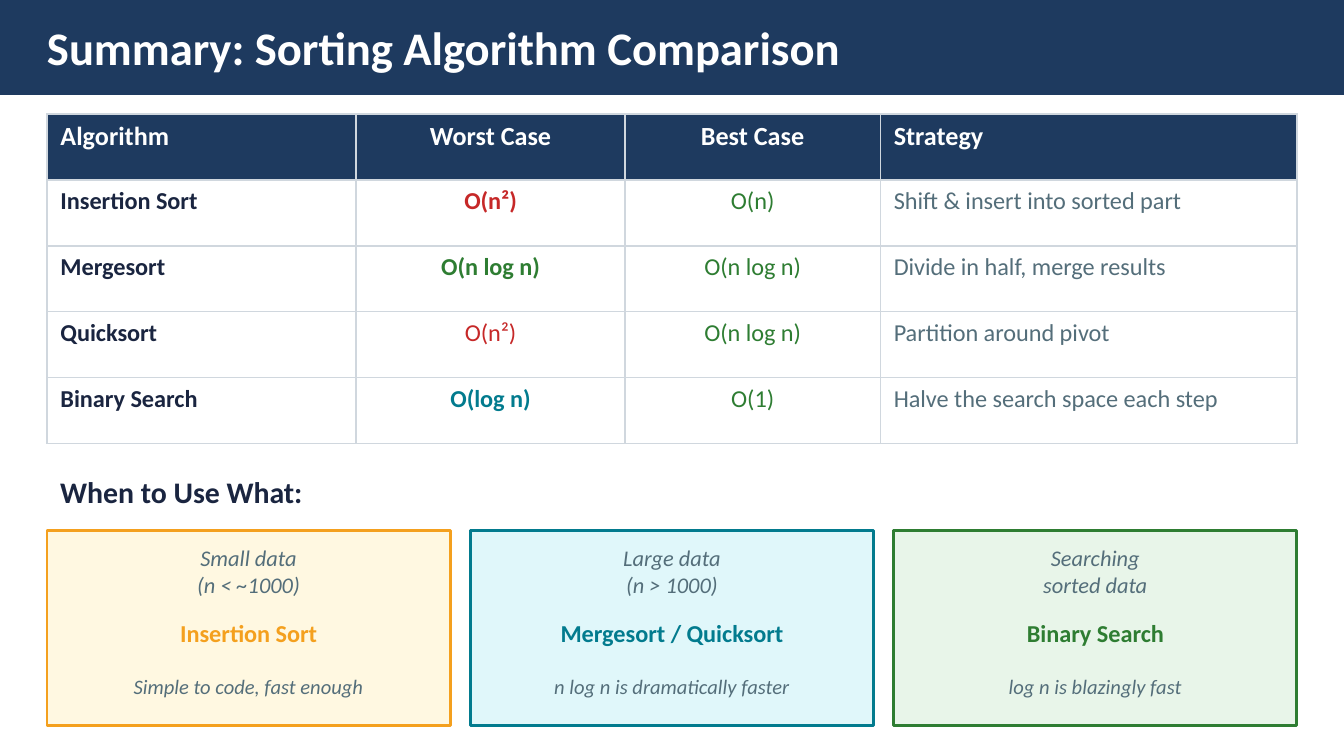
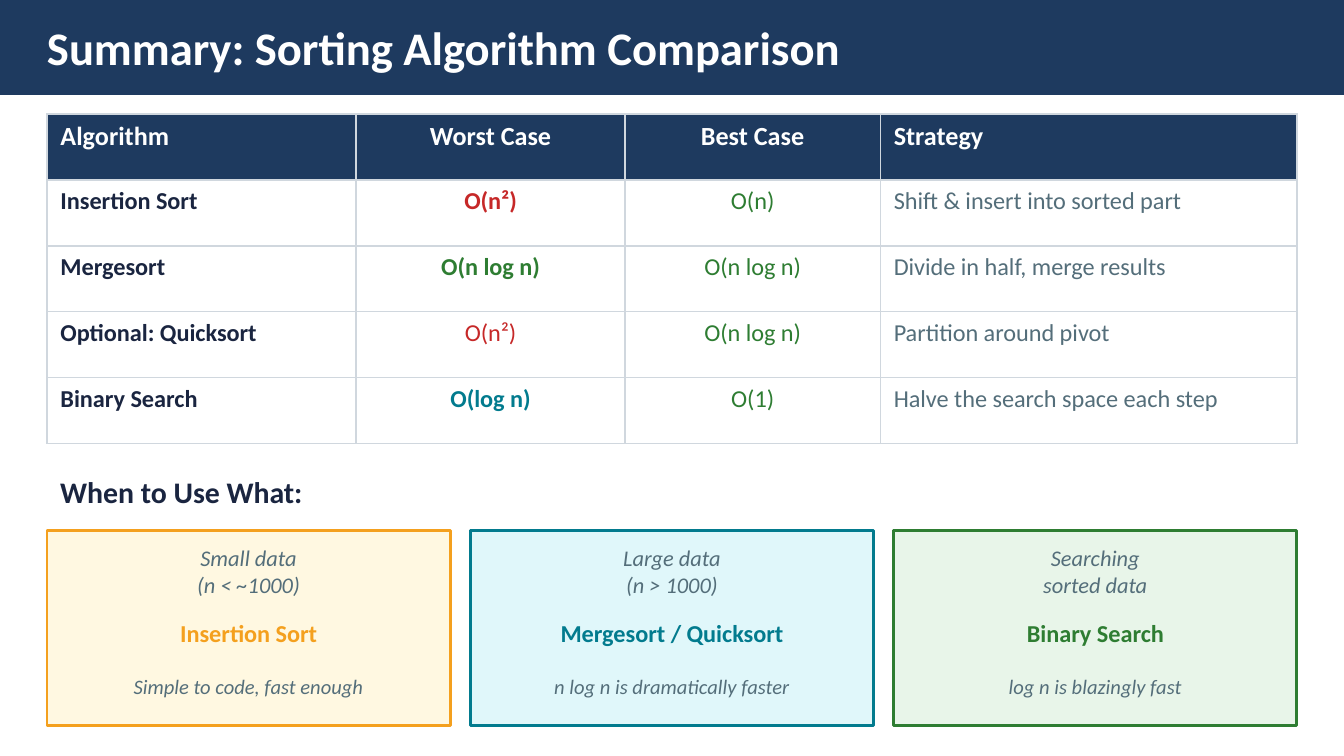
Before and after one commit to tjd1234/cmpt125spring2026, a slide deck: slide 29 of notes/week11/BasicSorting.pptx. Drawn at 1344x756 pixels with LibreOffice and Linux fonts; fonts in the diff are those of the drawing. Boxes give left, top, right and bottom in pixels: in the first picture for what was removed or moved away, otherwise in the second. Text is boxed around its words. In the diff, an @@ line names an element or a change of style, - is before the commit and + after.

```diff
--- a/notes/week11/BasicSorting.pptx
+++ b/notes/week11/BasicSorting.pptx
@@ table at (x1=47, y1=114, x2=1297, y2=444) @@
-row 4, column 1: Quicksort
+row 4, column 1: Optional: Quicksort
```
Also in this commit, not shown: 8 other slides changed, 21 other files.
